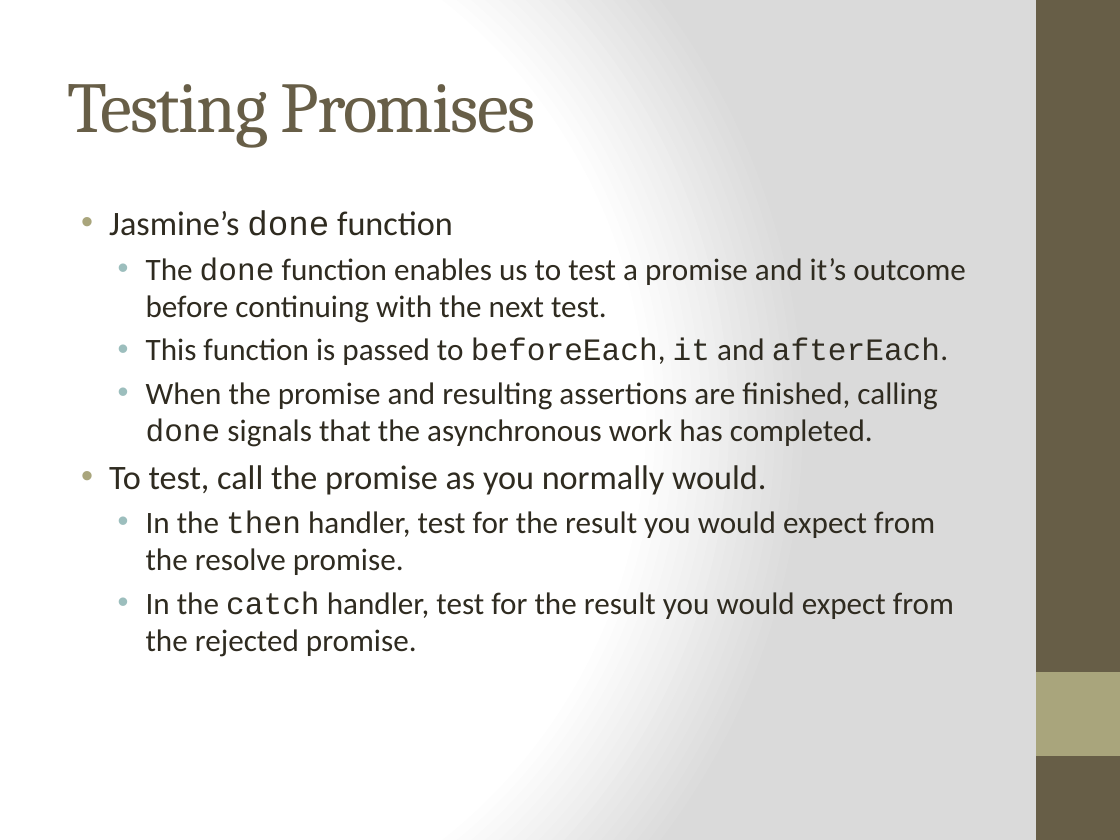
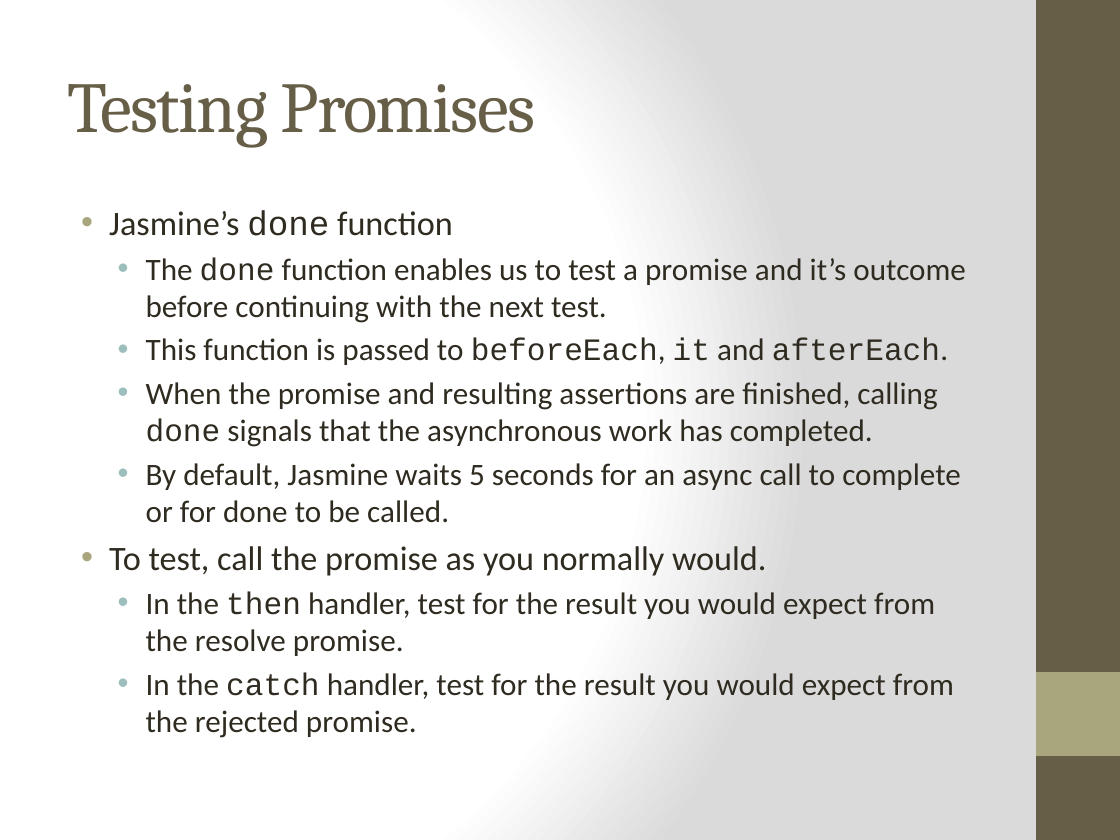
Before and after one commit to cheryly279/AsyncDiscussion, a slide deck: slide 35 of Async_Discussion_9_29_15.pptx. Drawn at 1120x840 pixels with LibreOffice and Linux fonts; fonts in the diff are those of the drawing. Boxes give left, top, right and bottom in pixels: in the first picture for what was removed or moved away, otherwise in the second. Text is boxed around its words. In the diff, an @@ line names an element or a change of style, - is before the commit and + after.

```diff
--- a/Async_Discussion_9_29_15.pptx
+++ b/Async_Discussion_9_29_15.pptx
@@ text at <box>146,463,961,523</box>: paragraph added @@
+  • By default, Jasmine waits 5 seconds for an async call to complete or for done to be called.
```
Also in this commit, not shown: 5 other slides changed, 1 other file.
